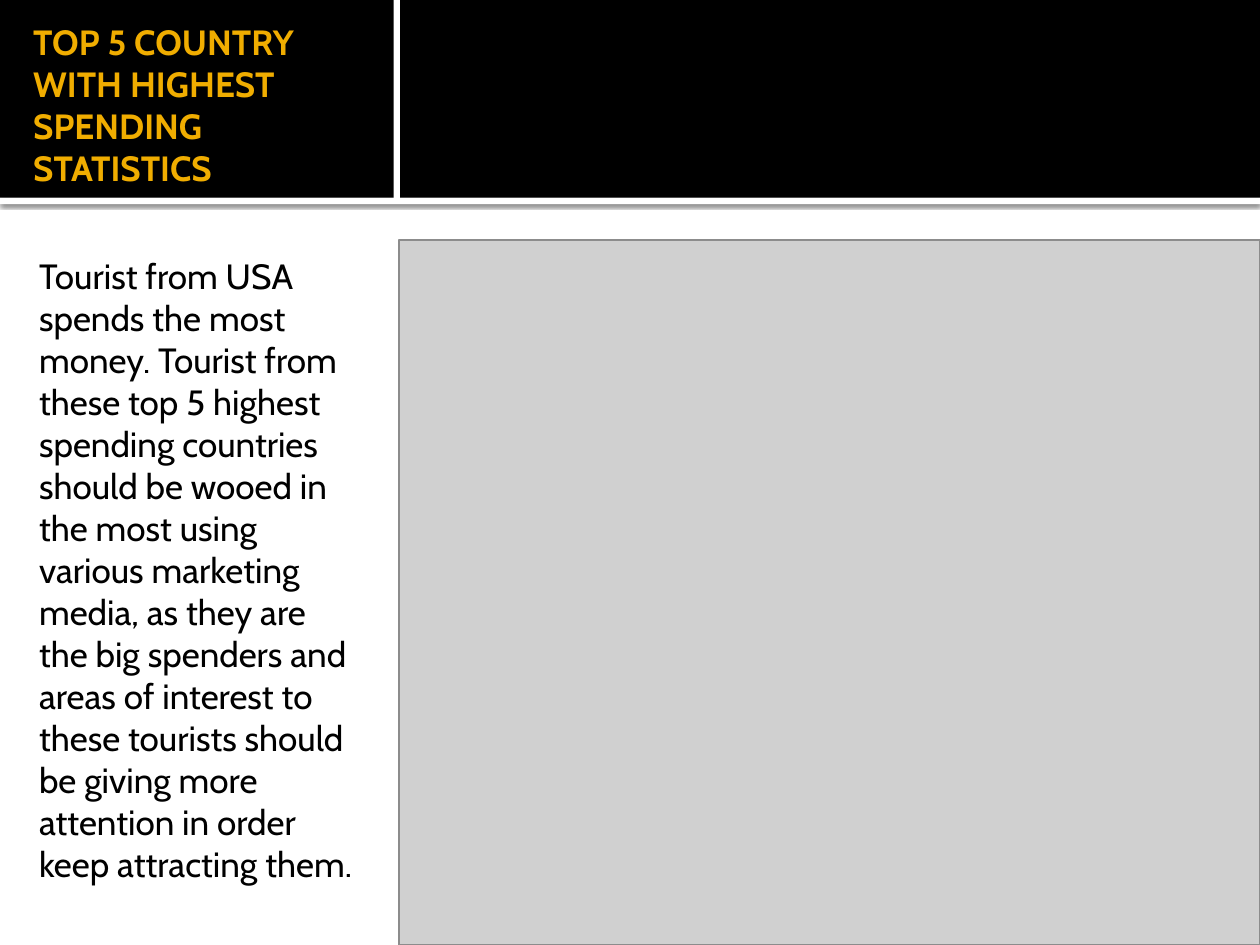
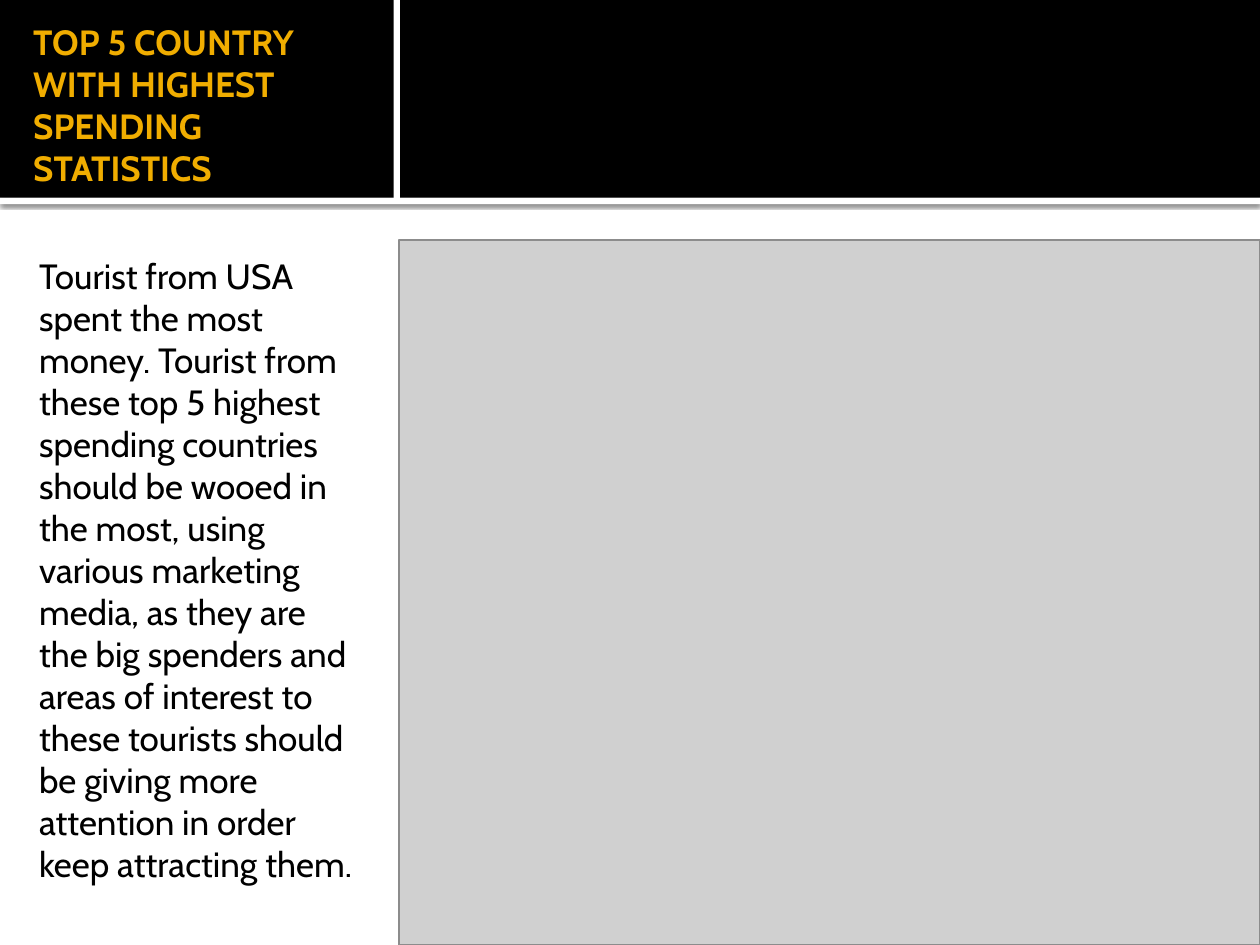
Before and after one commit to SuPaTeT/Code-Plateau-Group-2-Tanzania-Project, a slide deck: slide 16 of TANZANIA TOURIST REPORT.pptx. Drawn at 1260x945 pixels with LibreOffice and Linux fonts; fonts in the diff are those of the drawing; grey boxes stand for pictures. Boxes give left, top, right and bottom in pixels: in the first picture for what was removed or moved away, otherwise in the second. Text is boxed around its words. In the diff, an @@ line names an element or a change of style, - is before the commit and + after.

Commit message:
Add files via upload
TANZANIA TOURIST REPORT

```diff
--- a/TANZANIA TOURIST REPORT.pptx
+++ b/TANZANIA TOURIST REPORT.pptx
@@ text at (x1=39, y1=262, x2=352, y2=886): text changed @@
-Tourist from USA spends the most money. Tourist from these top 5 highest spending countries should be wooed in the most using various marketing media, as they are the big spenders and areas of interest to these tourists should be giving more attention in order keep attracting them.
+Tourist from USA spent the most money. Tourist from these top 5 highest spending countries should be wooed in the most, using various marketing media, as they are the big spenders and areas of interest to these tourists should be giving more attention in order keep attracting them.
```
Also in this commit, not shown: 7 other slides changed, 4 slides added, 4 slides removed.
